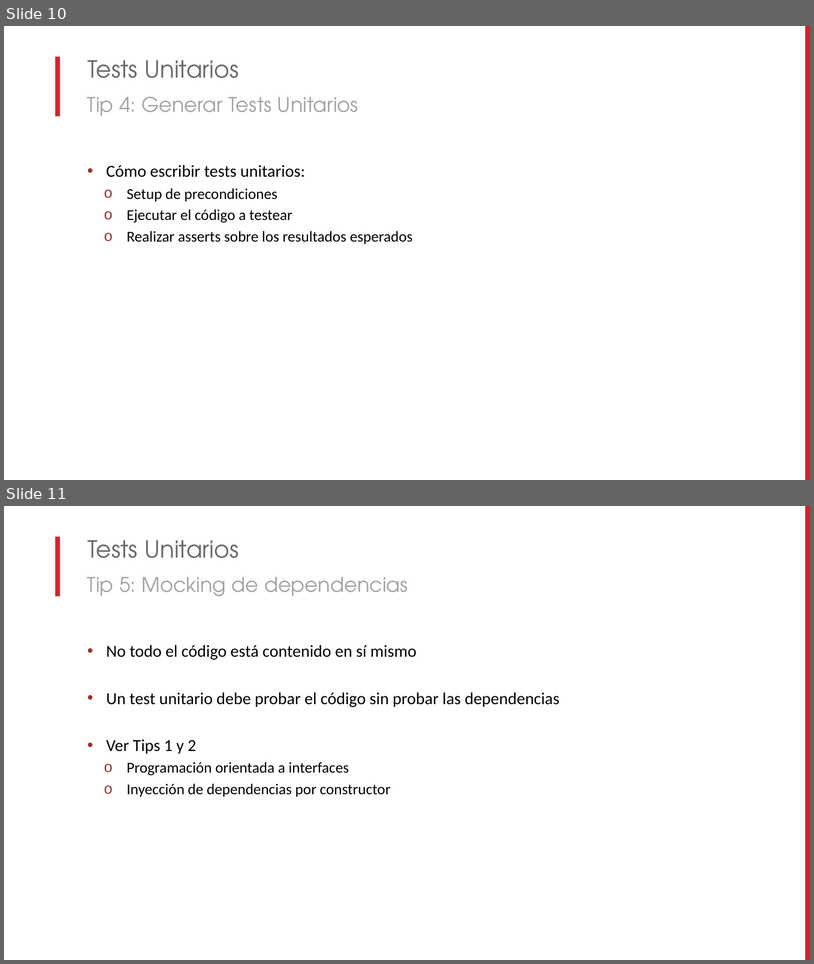
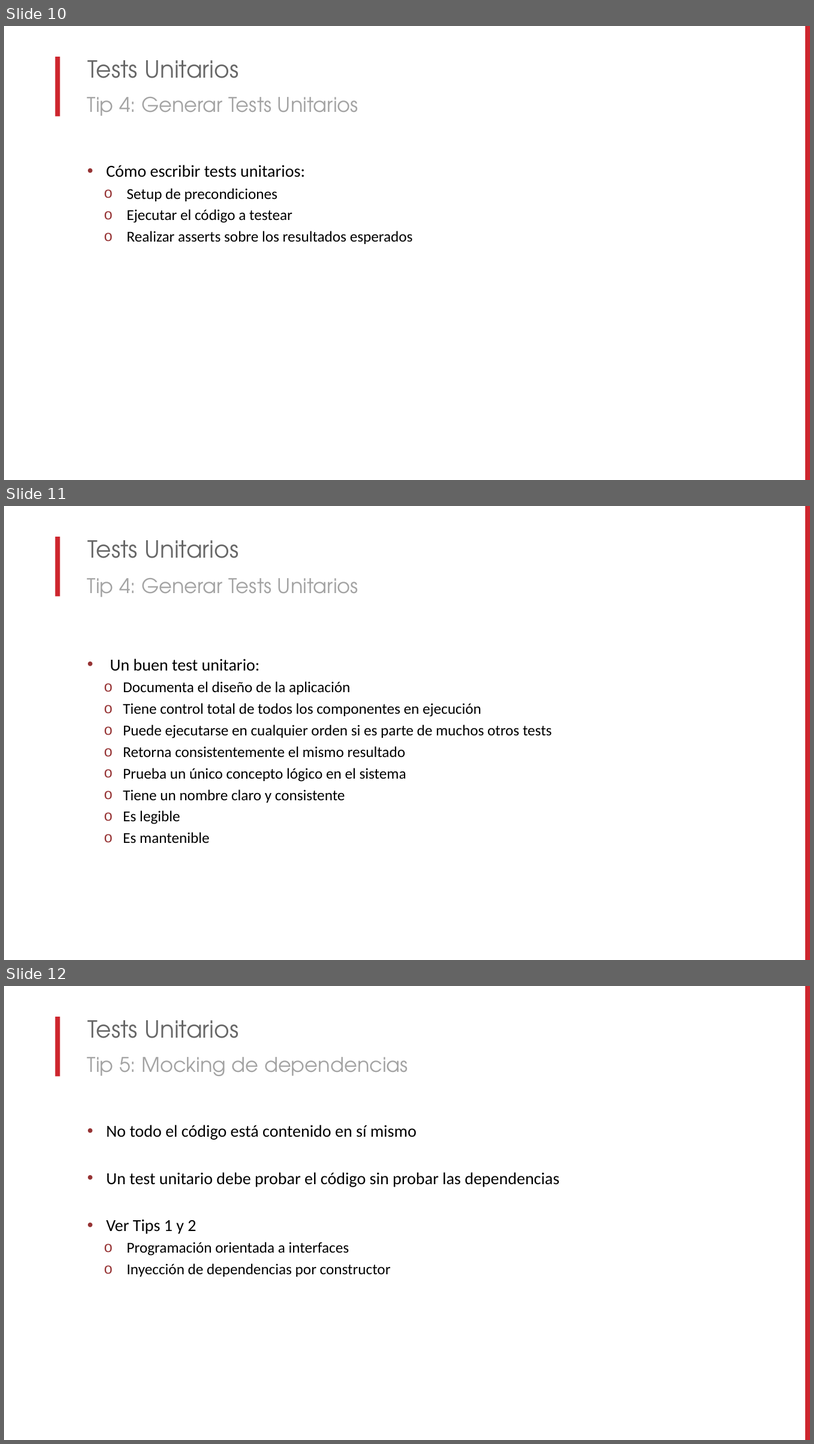
Before and after one commit to lgoldin/DesigningTestableApplications, a slide deck: Designing Testable Applications Parts I & II - Unit Tests and Legacy Code.pptx. Shown one above the other, each under a label of ours: slides 10 and 11 before the commit, slides 10, 11 and 12 after it. The pictures are 814x964 and 814x1444 pixels, drawn with LibreOffice and Linux fonts; fonts in the diff are those of the drawing; background and template pictures are left out. Boxes give left, top, right and bottom in pixels: in the first picture for what was removed or moved away, otherwise in the second. Text is boxed around its words. In the diff, an @@ line names an element or a change of style, - is before the commit and + after.

Commit message:
PPT Parts I & II

```diff
--- a/Designing Testable Applications Parts I & II - Unit Tests and Legacy Code.pptx
+++ b/Designing Testable Applications Parts I & II - Unit Tests and Legacy Code.pptx
@@ slide 11 added at [4, 506, 810, 960], background #FFFFFF; not listed: 2 template elements that a slide beside it also shows @@
@@ title added at [87, 540, 239, 558], 28 pt, text #676767 @@
+Tests Unitarios
@@ text added at [87, 578, 359, 597], 24 pt, text #A3A3A3 @@
+Tip 4: Generar Tests Unitarios
@@ text added at [110, 658, 552, 843], 18 pt, text #000000 @@
+• Un buen test unitario:
+  o Documenta el diseño de la aplicación
+  o Tiene control total de todos los componentes en ejecución
+  o Puede ejecutarse en cualquier orden si es parte de muchos otros tests
+  o Retorna consistentemente el mismo resultado
+  o Prueba un único concepto lógico en el sistema
+  o Tiene un nombre claro y consistente
+  o Es legible
+  o Es mantenible
@@ what was slide 11 is now slide 12 @@
```
